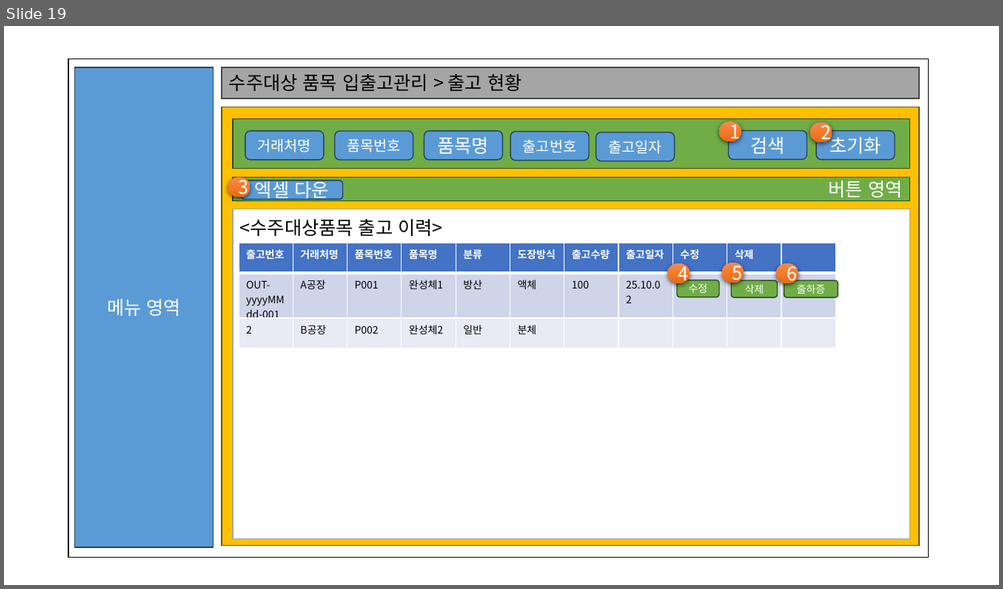
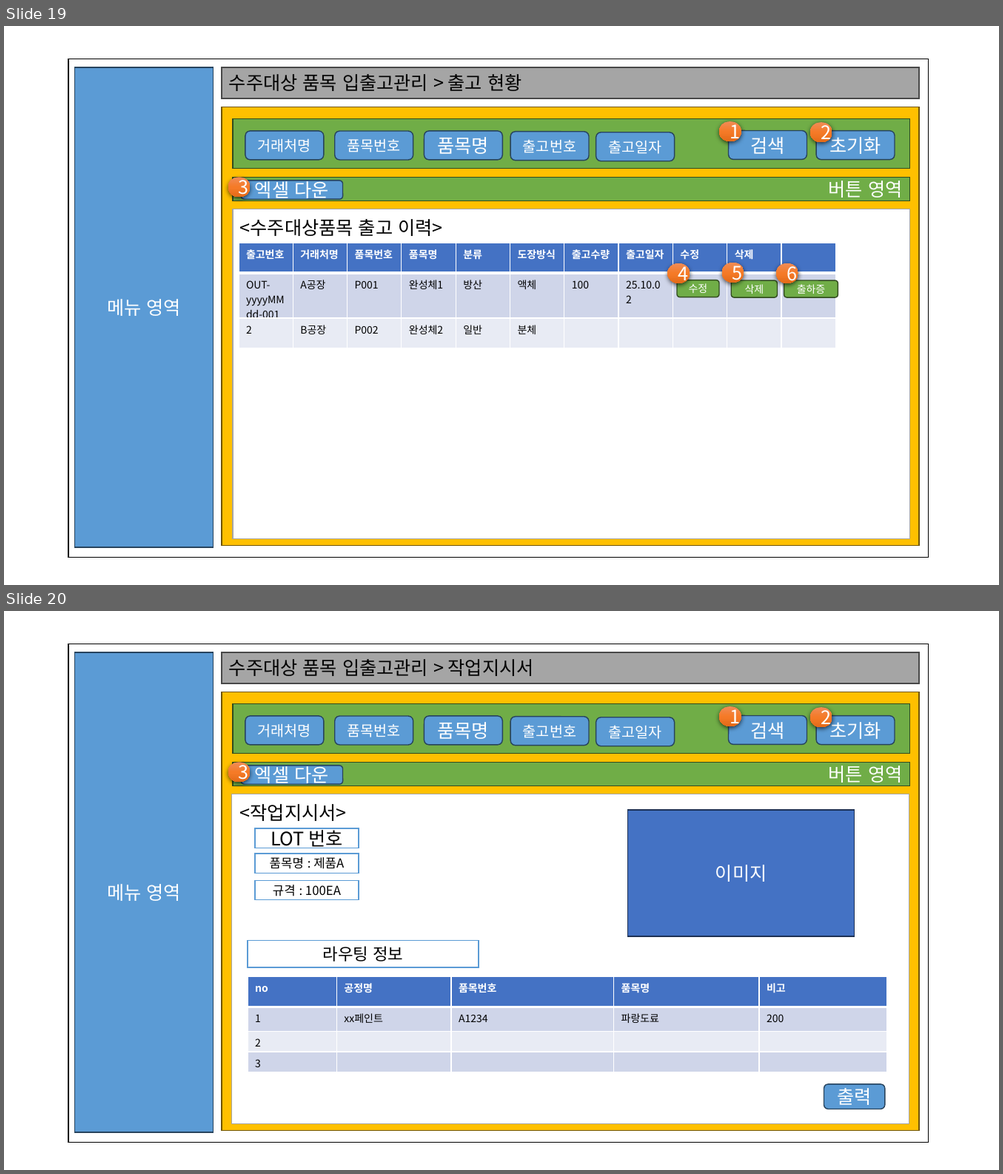
Before and after one commit to pky6147/ThreeCode, a slide deck: 문서/김성민/화면설계(진행현황, 작업지시,출하증 제외).pptx. Shown one above the other, each under a label of ours: slide 19 before the commit, slides 19 and 20 after it. The pictures are 1003x589 and 1003x1174 pixels, drawn with LibreOffice and Linux fonts; fonts in the diff are those of the drawing. Boxes give left, top, right and bottom in pixels: in the first picture for what was removed or moved away, otherwise in the second. Text is boxed around its words. In the diff, an @@ line names an element or a change of style, - is before the commit and + after.

Commit message:
화면설계(작업지시서, 출하증추가)
.

```diff
--- a/문서/김성민/화면설계(진행현황, 작업지시,출하증 제외).pptx
+++ b/문서/김성민/화면설계(진행현황, 작업지시,출하증 제외).pptx
@@ slide 20 added at box(4, 611, 999, 1170), background #FFFFFF @@
@@ rectangle added at box(68, 644, 928, 1143), fill #FFFFFF, outline #000000 1 pt @@
@@ rectangle added at box(75, 652, 213, 1133), fill #5B9BD5, outline #28445D 1 pt, 18 pt, text #FFFFFF @@
+메뉴 영역
@@ rectangle added at box(222, 652, 919, 684), fill #A5A5A5, outline #484848 1 pt @@
@@ text added at box(229, 659, 534, 676), 18 pt, text #000000 @@
+수주대상 품목 입출고관리 > 작업지시서
@@ rectangle added at box(222, 692, 919, 1132), fill #FFC000, outline #705400 1 pt @@
@@ rectangle added at box(233, 704, 909, 755), fill #70AD47, outline #314C1F 1 pt @@
@@ rounded rectangle added at box(245, 716, 324, 745), fill #5B9BD5, outline #28445D 1 pt, 14 pt, text #FFFFFF @@
+거래처명
@@ rounded rectangle added at box(335, 716, 413, 745), fill #5B9BD5, outline #28445D 1 pt, 14 pt, text #FFFFFF @@
+품목번호
@@ rounded rectangle added at box(424, 716, 503, 745), fill #5B9BD5, outline #28445D 1 pt, 18 pt, text #FFFFFF @@
+품목명
@@ rounded rectangle added at box(511, 717, 589, 746), fill #5B9BD5, outline #28445D 1 pt, 14 pt, text #FFFFFF @@
+출고번호
@@ rounded rectangle added at box(596, 718, 674, 747), fill #5B9BD5, outline #28445D 1 pt, 14 pt, text #FFFFFF @@
+출고일자
@@ ellipse added at box(719, 706, 741, 726), fill gradient #F18C57 to #F67B28 to #E56C19, 18 pt, text #FFFFFF @@
+1
@@ rounded rectangle added at box(728, 715, 807, 744), fill #5B9BD5, outline #28445D 1 pt, 18 pt, text #FFFFFF @@
+검색
@@ ellipse added at box(810, 707, 832, 727), fill gradient #F18C57 to #F67B28 to #E56C19, 18 pt, text #FFFFFF @@
+2
@@ rounded rectangle added at box(816, 716, 894, 745), fill #5B9BD5, outline #28445D 1 pt, 18 pt, text #FFFFFF @@
+초기화
@@ ellipse added at box(227, 763, 250, 783), fill gradient #F18C57 to #F67B28 to #E56C19, 18 pt, text #FFFFFF @@
+3
@@ rectangle added at box(233, 763, 909, 786), fill #70AD47, outline #314C1F 1 pt, 18 pt, text #FFFFFF @@
+버튼 영역
@@ rounded rectangle added at box(242, 766, 343, 784), fill #5B9BD5, outline #28445D 1 pt, 18 pt, text #FFFFFF @@
+엑셀 다운
@@ rectangle added at box(232, 795, 908, 1125), fill #FFFFFF, outline #A5A5A5 1 pt @@
@@ text added at box(240, 804, 347, 821), 18 pt, text #000000 @@
+<작업지시서>
@@ rectangle added at box(628, 810, 854, 937), fill #4472C4, outline #1E3256 1 pt, 18 pt, text #FFFFFF @@
+이미지
@@ rectangle added at box(255, 829, 358, 849), fill #FFFFFF, outline #5B9BD5 1 pt, 18 pt, text #000000 @@
+LOT 번호
@@ rectangle added at box(255, 854, 358, 874), fill #FFFFFF, outline #5B9BD5 1 pt, 12 pt, text #000000 @@
+품목명 : 제품A
@@ rectangle added at box(255, 880, 358, 900), fill #FFFFFF, outline #5B9BD5 1 pt, 12 pt, text #000000 @@
+규격 : 100EA
@@ rectangle added at box(248, 941, 478, 968), fill #FFFFFF, outline #5B9BD5 1 pt, 16 pt, text #000000 @@
+라우팅 정보
@@ table added at box(248, 977, 887, 1073), 4 rows, 5 columns @@
+no | 공정명 | 품목번호 | 품목명 | 비고
+1 | xx페인트 | A1234 | 파랑도료 | 200
+2 |  |  |  | 
+3 |  |  |  | 
@@ rounded rectangle added at box(824, 1085, 885, 1110), fill #5B9BD5, outline #28445D 1 pt, 18 pt, text #FFFFFF @@
+출력
```
Also in this commit, not shown: 1 other slide added, 1 other file.
